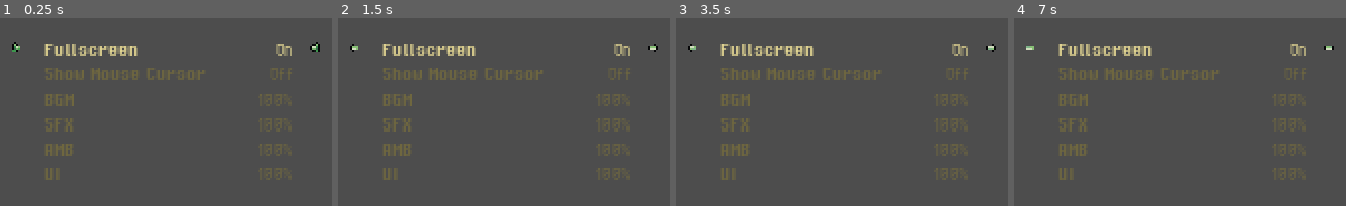
Above: before the commit, frames 1-4 (left to right).
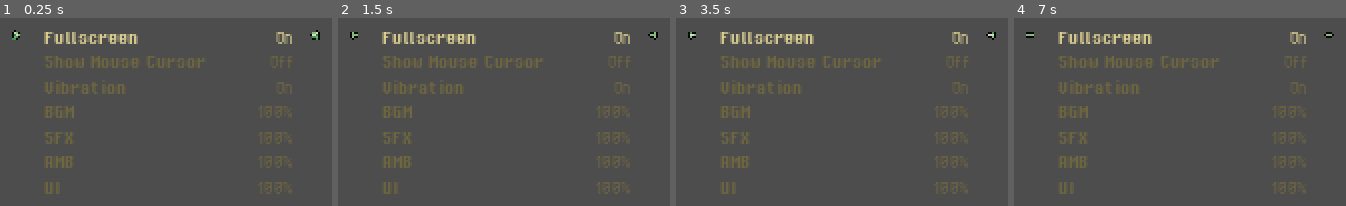
Above: after the commit, the same moments.

Repository: cassidyjames/amaya-maiden-of-the-storm
Game: Godot game, scene res://objects/ui/settings_screen.tscn
Same seed, same stepped clock (60 frames per second), same inputs: the game is played once before the commit and once after it. This scene is started directly instead of the project's main scene. Sound files missing from this copy of the repository are replaced by a short silence.
Inputs (mouse positions are in pixels of both pictures, inside the frame that each line leads up to):
- Up to frame 1 (0.25 s): no input
- Up to frame 2 (1.5 s): tap Enter (pause) at 0.5 s; move the mouse to (outside the picture) at 0.52 s; hold . (change_wind_right) 0.53-1.28 s; hold C (change_wind) 0.53-1.28 s; click (outside the picture) at 0.67 s; tap X (jump) at 0.77, 0.8, 1.07, 1.35 s; tap R (restart_level) at 1.25 s; move the mouse to (outside the picture) at 1.27 s; hold Down (down) from 1.28 s (still down); click (outside the picture) at 1.42 s
- Up to frame 3 (3.5 s): tap X (jump) at 1.52, 1.82, 2.3, 3.02, 3.32 s; tap C (change_wind) at 1.55, 2.85 s; tap R (restart_level) at 2, 2.75 s; move the mouse to (outside the picture) at 2.02 s; release Down (down) at 2.03 s; hold . (change_wind_right) 2.03-2.78 s; hold C (change_wind) 2.03-2.78 s; click (outside the picture) at 2.17 s; move the mouse to (outside the picture) at 2.77 s; hold Up (up) from 2.78 s (still down); click (outside the picture) at 2.92 s
- Up to frame 4 (7 s): tap R (restart_level) at 3.5, 4.15, 4.25 s; move the mouse to (outside the picture) at 3.52 s; release Up (up) at 3.53 s; hold X (jump) 3.53-4.28 s; hold , (change_wind_left) 3.53-5.03 s; click (outside the picture) at 3.67 s; move the mouse to (1103, 202) at 4.27 s; tap C (change_wind) at 4.35, 6.05 s; click (1103, 202) at 4.42 s; tap X (jump) at 4.52, 4.82, 5.3, 5.85, 6.02, 6.32, 6.77, 6.8 s; move the mouse to (outside the picture) at 5.02 s; hold Down (down) 5.03-5.78 s; hold C (change_wind) 5.03-5.78 s; click (outside the picture) at 5.17 s; move the mouse to (1342, 113) at 5.77 s; hold . (change_wind_right) 5.78-6.53 s; click (1342, 113) at 5.92 s; move the mouse to (outside the picture) at 6.52 s; hold Up (up) from 6.53 s (still down); hold C (change_wind) from 6.53 s (still down); click (outside the picture) at 6.67 s

The runs differ from the first frame. In frame 1, 6.6% of the frame differs, in the area x 3-97%, y 6-94%; in frame 2, 6.5%; in frame 3, 6.5%; in frame 4, 6.4%.

Commit message:
Add rumble support

Diff:
--- a/game/objects/orb.gd
+++ b/game/objects/orb.gd
@@ -16,6 +16,7 @@
 var current_state : int = State.FLOATING
 var player : Node2D
 var wobble_index : float = 0.0
+var vibration_amount : float = 0.0
 
 func _on_body_entered(body) -> void:
 	if body is Player and current_state == State.FLOATING:
@@ -23,6 +24,7 @@
 		body.has_orb = true
 		current_state = State.FOLLOWING
 		audio_picked_up.play()
+		vibration_amount = 1.0
 
 func _on_timer_next_frame_timeout() -> void:
 	sprite.frame = wrapi(sprite.frame + 1, 0, 18)
@@ -47,3 +49,6 @@
 		position += velocity * delta
 		velocity += Vector2.DOWN * FALL_ACCEL * delta
 		velocity = velocity.limit_length(MAX_SPEED)
+	if vibration_amount > 0.0:
+		if Settings.vibration: Input.start_joy_vibration(0, vibration_amount, 0.0, 0.1)
+		vibration_amount -= delta * 4.0
--- a/game/objects/player.gd
+++ b/game/objects/player.gd
@@ -49,6 +49,7 @@
 	current_state = State.HIT
 	anim_index = 0.0
 	timer_spawn_death_spark.start()
+	if Settings.vibration: Input.start_joy_vibration(0, 1.0, 1.0, 0.15)
 	var tween : Tween = create_tween().set_parallel()
 	tween.tween_property(self, "shine_a", 1.0, 0.1)
 	tween.tween_property(self, "shine_b", 0.5, 0.75)
@@ -98,8 +99,10 @@
 				move_and_collide(collision.get_remainder().length() * Vector2(-1.0, 1.0))
 		elif normal == Vector2.UP and current_state == State.JUMPING:
 			if velocity.y >= 200:
+				if Settings.vibration: Input.start_joy_vibration(0, 0.0, 1.0, 0.1)
 				current_state = State.LANDING
 			else:
+				if Settings.vibration: Input.start_joy_vibration(0, 1.0, 0.0, 0.075)
 				current_state = State.NORMAL
 			velocity.y = 0.0
 			anim_index = 0.0
@@ -117,6 +120,7 @@
 
 func shift_wind(direction : Vector2, state : int) -> void:
 	get_tree().call_group("game", "_on_player_shift")
+	if Settings.vibration: Input.start_joy_vibration(0, 0.25, 0.0, 0.2)
 	sprite.flip_h = direction == Vector2.RIGHT
 	anim_index = 0.0
 	current_state = state
@@ -180,6 +184,7 @@
 			sprite.frame = 50
 			emit_jump_particles()
 			audio_jump.play()
+			if Settings.vibration: Input.start_joy_vibration(0, 0.5, 0.0, 0.05)
 		elif Input.is_action_just_pressed("change_wind"):
 			current_state = State.WIND_CHANGE
 			anim_index = 0.0
@@ -216,6 +221,7 @@
 		current_state = State.JUMPING
 		anim_index = 0.0
 		audio_jump.play()
+		if Settings.vibration: Input.start_joy_vibration(0, 0.5, 0.0, 0.05)
 	else:
 		if !Input.is_action_pressed("jump"):
 			velocity.y = clamp(velocity.y + (FALL_INCR * delta), -MAX_FALL / 4.0, MAX_FALL)
@@ -274,6 +280,7 @@
 	sprite.frame = 32 + clamp(anim_index * 15.0, 0, 15)
 	if anim_index >= 1.0 and !shifted_wind:
 		get_tree().call_group("rainrow", "change_rain_direction", direction)
+		if Settings.vibration: Input.start_joy_vibration(0, 1.0, 1.0, 0.2)
 		shifted_wind = true
 	if anim_index > 2.0:
 		sprite.flip_h = flip
--- a/game/objects/ui/settings_screen.gd
+++ b/game/objects/ui/settings_screen.gd
@@ -23,7 +23,7 @@
 	cursor_index = wrapi(cursor_index + change, 0, vbox_settings.get_child_count())
 	for i in range(0, vbox_settings.get_child_count()):
 		vbox_settings.get_child(i).modulate = Color("e4d793") if i == cursor_index else Color("6f673f")
-	create_tween().tween_property(cursor, "position:y", 120 + (cursor_index * 20), 0.2).set_ease(Tween.EASE_OUT).set_trans(Tween.TRANS_CUBIC)
+	create_tween().tween_property(cursor, "position:y", 110 + (cursor_index * 20), 0.2).set_ease(Tween.EASE_OUT).set_trans(Tween.TRANS_CUBIC)
 
 func add_boolean_option(label : String, action : String, value : bool) -> void:
 	var mapping : Control = _KeyMapping.instantiate()
@@ -50,6 +50,10 @@
 			Settings.apply_config()
 			Settings.save_config()
 			vbox_settings.get_child(cursor_index).set_key("On" if Settings.show_mouse_cursor else "Off")
+		"vibration":
+			Settings.vibration = !Settings.vibration
+			Settings.save_config()
+			vbox_settings.get_child(cursor_index).set_key("On" if Settings.vibration else "Off")
 
 func handle_volume_change(change : float) -> void:
 	var action : String = vbox_settings.get_child(cursor_index).action
@@ -109,6 +113,7 @@
 func _ready() -> void:
 	add_boolean_option("Fullscreen", "fullscreen", Settings.fullscreen)
 	add_boolean_option("Show Mouse Cursor", "show_mouse_cursor", Settings.show_mouse_cursor)
+	add_boolean_option("Vibration", "vibration", Settings.vibration)
 	add_volume_option("BGM", "bgm", Settings.bgm_volume)
 	add_volume_option("SFX", "sfx", Settings.sfx_volume)
 	add_volume_option("AMB", "amb", Settings.amb_volume)
--- a/game/objects/ui/settings_screen.tscn
+++ b/game/objects/ui/settings_screen.tscn
@@ -37,9 +37,9 @@
 layout_mode = 3
 anchors_preset = 0
 offset_left = 190.0
-offset_top = 120.0
+offset_top = 110.0
 offset_right = 446.0
-offset_bottom = 136.0
+offset_bottom = 126.0
 
 [node name="Arrow_Left" type="Sprite2D" parent="Cursor"]
 texture_filter = 1
--- a/game/scenes/ident.gd
+++ b/game/scenes/ident.gd
@@ -5,5 +5,8 @@
 func _on_animation_player_animation_finished(anim_name : String) -> void:
 	get_tree().change_scene_to_file("res://scenes/intro.tscn")
 
+func shake_it() -> void:
+	if Settings.vibration: Input.start_joy_vibration(0, 1.0, 1.0, 0.10)
+
 func _ready() -> void:
 	anim_player.play("ident")
--- a/game/scenes/ident.tscn
+++ b/game/scenes/ident.tscn
@@ -34,6 +34,20 @@
 "times": PackedFloat32Array(0.5)
 }
 tracks/1/use_blend = true
+tracks/2/type = "method"
+tracks/2/imported = false
+tracks/2/enabled = true
+tracks/2/path = NodePath(".")
+tracks/2/interp = 1
+tracks/2/loop_wrap = true
+tracks/2/keys = {
+"times": PackedFloat32Array(0.6),
+"transitions": PackedFloat32Array(1),
+"values": [{
+"args": [],
+"method": &"shake_it"
+}]
+}
 
 [sub_resource type="AnimationLibrary" id="AnimationLibrary_7xnph"]
 _data = {
@@ -59,7 +73,6 @@
 color = Color(0, 0, 0, 1)
 
 [node name="Ident" type="TextureRect" parent="."]
-modulate = Color(1, 1, 1, 0)
 layout_mode = 1
 anchors_preset = -1
 anchor_left = 0.45
--- a/game/scripts/settings.gd
+++ b/game/scripts/settings.gd
@@ -18,6 +18,7 @@
 
 var fullscreen : bool
 var show_mouse_cursor : bool
+var vibration : bool
 var sfx_volume : float
 var bgm_volume : float
 var amb_volume : float
@@ -82,6 +83,7 @@
 	config.load(CONFIG_PATH)
 	config.set_value("graphics", "fullscreen", fullscreen)
 	config.set_value("graphics", "show_mouse_cursor", show_mouse_cursor)
+	config.set_value("misc", "vibration", vibration)
 	config.set_value("audio", "sfx_volume", sfx_volume)
 	config.set_value("audio", "bgm_volume", bgm_volume)
 	config.set_value("audio", "amb_volume", amb_volume)
@@ -94,6 +96,7 @@
 	config.load(CONFIG_PATH)
 	fullscreen = config.get_value("graphics", "fullscreen", true)
 	show_mouse_cursor = config.get_value("graphics", "show_mouse_cursor", false)
+	vibration = config.get_value("misc", "vibration", true)
 	sfx_volume = config.get_value("audio", "sfx_volume", 1.0)
 	bgm_volume = config.get_value("audio", "bgm_volume", 1.0)
 	amb_volume = config.get_value("audio", "amb_volume", 1.0)
